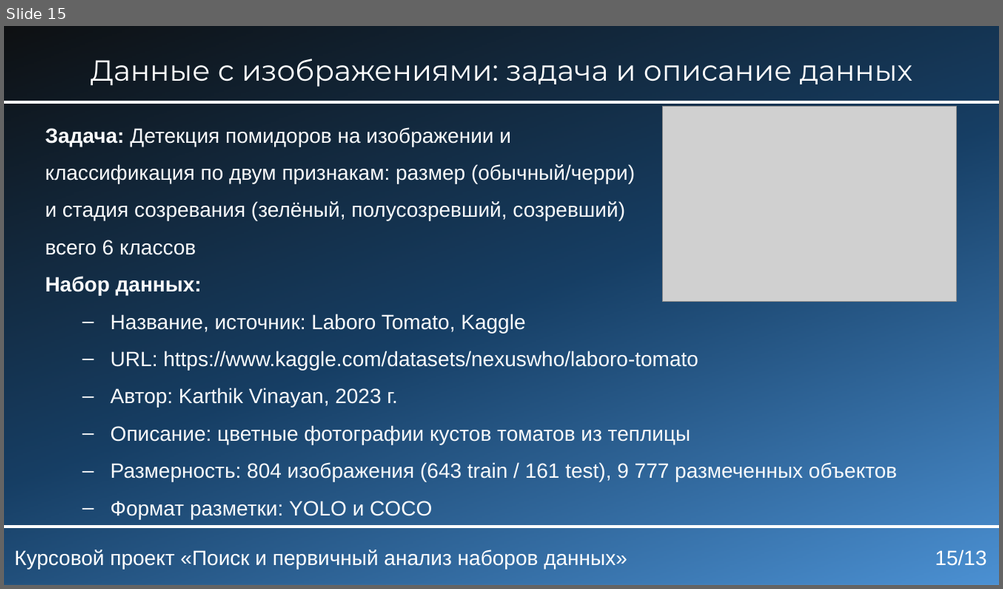
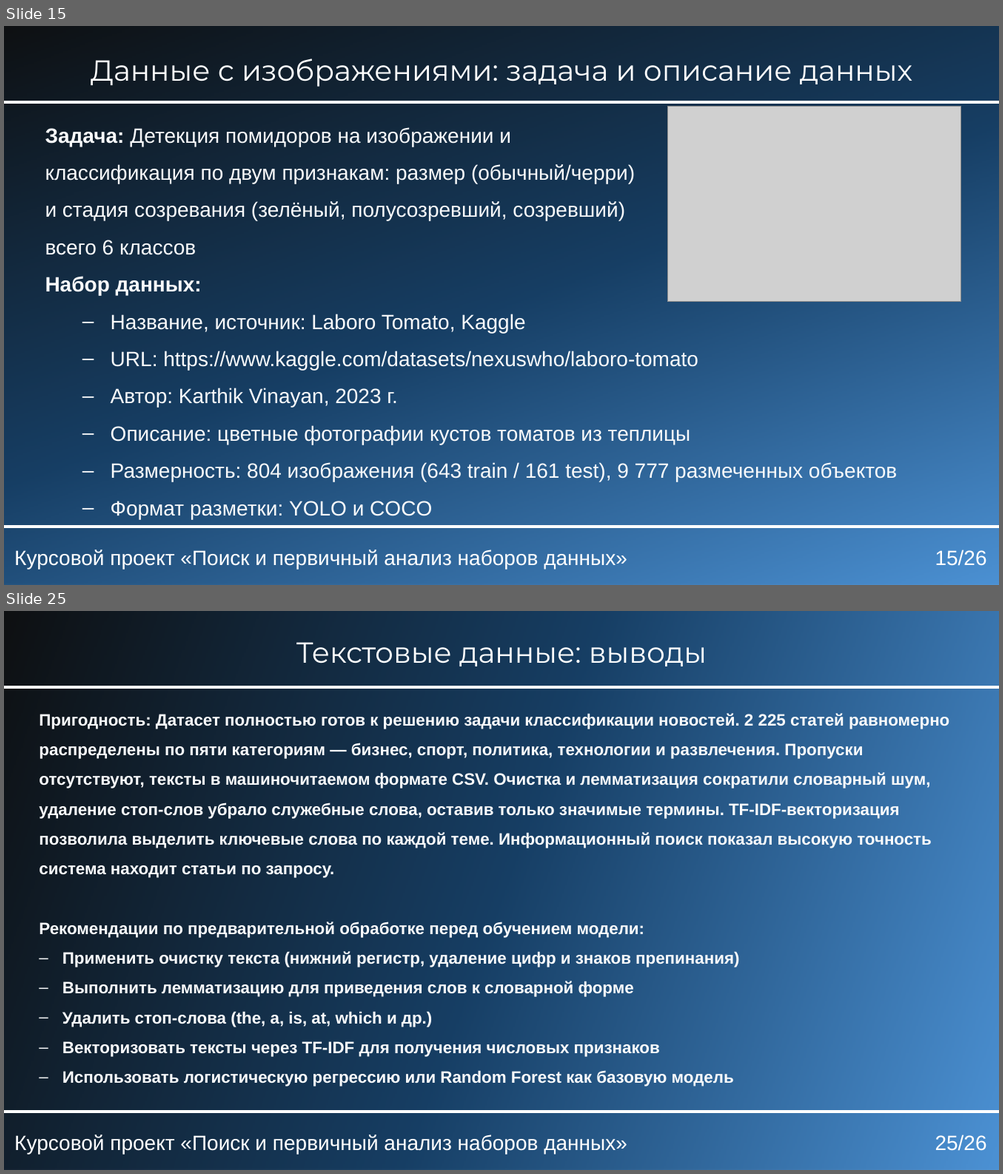
Before and after one commit to KaKTyZV/KYRSOVAIA_RABOTA, a slide deck: БобыкинВА_ЕТ141_курсовой_проект.pptx. Shown one above the other, each under a label of ours: slide 15 before the commit, slides 15 and 25 after it; the slides between them are not shown. The pictures are 1003x589 and 1003x1174 pixels, drawn with LibreOffice and Linux fonts; fonts in the diff are those of the drawing; grey boxes stand for pictures. Boxes give left, top, right and bottom in pixels: in the first picture for what was removed or moved away, otherwise in the second. Text is boxed around its words. In the diff, an @@ line names an element or a change of style, - is before the commit and + after.

```diff
--- a/БобыкинВА_ЕТ141_курсовой_проект.pptx
+++ b/БобыкинВА_ЕТ141_курсовой_проект.pptx
@@ slide 25 added at (4, 611, 999, 1170), background #FFFFFF @@
@@ rectangle added at (4, 611, 999, 1170), fill gradient #4E95D9 to #163E64 to #122639 to #0D0D0D, outline #092A39 1.5 pt @@
@@ text added at (296, 642, 706, 667), 28 pt, text #FFFFFF @@
+Текстовые данные: выводы
@@ rectangle added at (4, 688, 999, 1113), outline #FFFFFF 3 pt @@
@@ text added at (39, 713, 949, 1087), 16 pt, text #F9FAFB, bold @@
+Пригодность: Датасет полностью готов к решению задачи классификации новостей. 2 225 статей равномерно распределены по пяти категориям — бизнес, спорт, политика, технологии и развлечения. Пропуски отсутствуют, тексты в машиночитаемом формате CSV. Очистка и лемматизация сократили словарный шум, удаление стоп-слов убрало служебные слова, оставив только значимые термины. TF-IDF-векторизация позволила выделить ключевые слова по каждой теме. Информационный поиск показал высокую точность система находит статьи по запросу.
+Рекомендации по предварительной обработке перед обучением модели:
+– Применить очистку текста (нижний регистр, удаление цифр и знаков препинания)
+– Выполнить лемматизацию для приведения слов к словарной форме
+– Удалить стоп-слова (the, a, is, at, which и др.)
+– Векторизовать тексты через TF-IDF для получения числовых признаков
+– Использовать логистическую регрессию или Random Forest как базовую модель
@@ text added at (14, 1135, 627, 1154), 20 pt, text #FFFFFF @@
+Курсовой проект «Поиск и первичный анализ наборов данных»
@@ page number added at (935, 1135, 987, 1151), 20 pt, text #FFFFFF @@
+25/26
@@ slide 15 changed as well @@
@@ picture: place and size @@
-picture at (663, 106, 957, 302)
+picture at (667, 106, 962, 302)
@@ page number at (935, 550, 987, 566): text changed @@
-15/13
+15/26
```
Also in this commit, not shown: 11 other slides changed, 20 other slides added, 1 slide removed.
